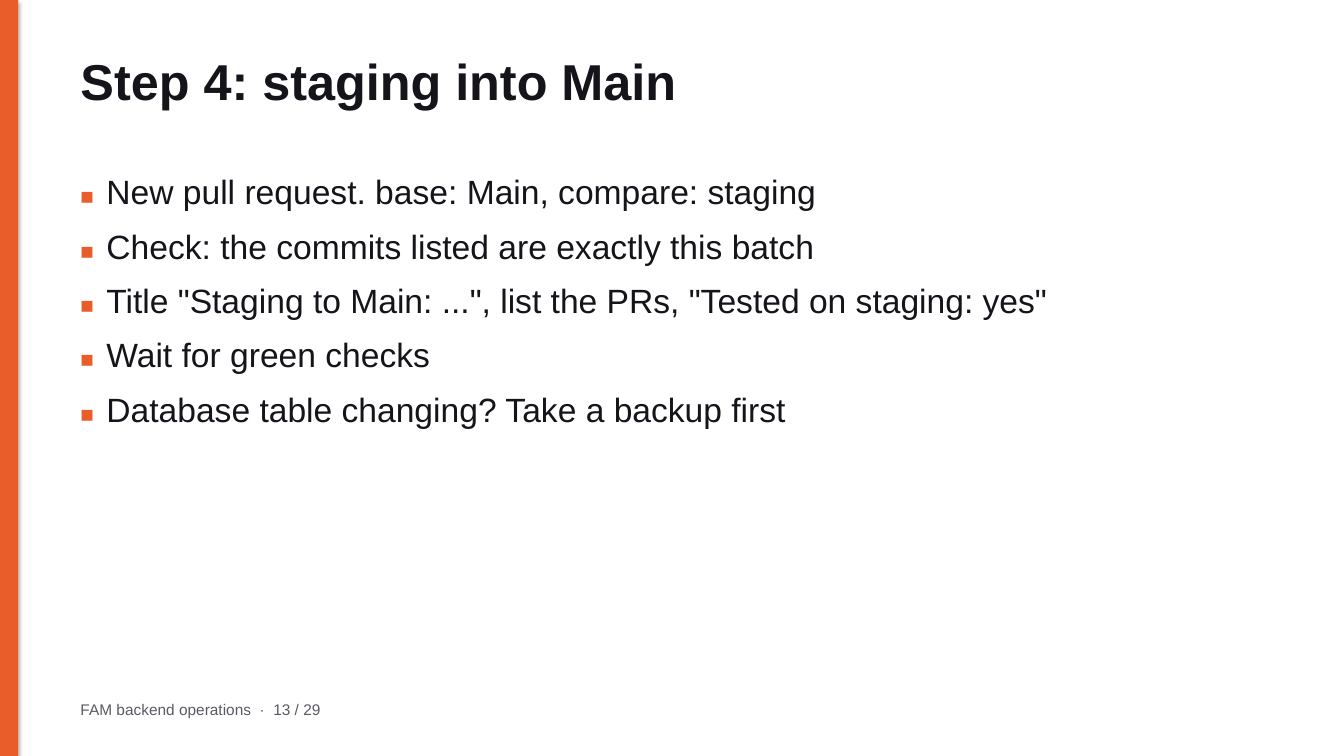
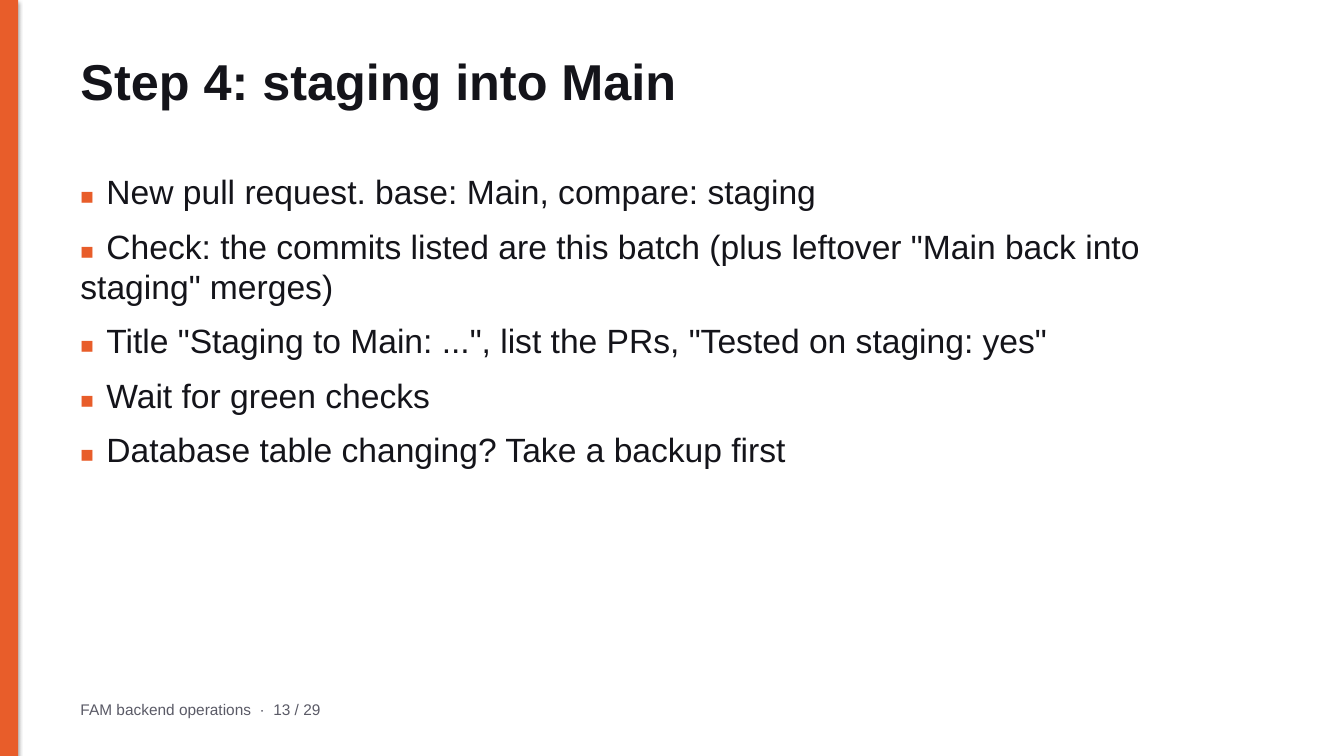
Before and after one commit to tjweingart-byte/FAM, a slide deck: slide 13 of docs/operations/FAM_Backend_Operations.pptx. Drawn at 1344x756 pixels with LibreOffice and Linux fonts; fonts in the diff are those of the drawing. Boxes give left, top, right and bottom in pixels: in the first picture for what was removed or moved away, otherwise in the second. Text is boxed around its words. In the diff, an @@ line names an element or a change of style, - is before the commit and + after.

```diff
--- a/docs/operations/FAM_Backend_Operations.pptx
+++ b/docs/operations/FAM_Backend_Operations.pptx
@@ text at box(80, 234, 1139, 306): text changed @@
-■ Check: the commits listed are exactly this batch
+■ Check: the commits listed are this batch (plus leftover "Main back into staging" merges)
```
Also in this commit, not shown: 5 other slides changed, 16 other files.
